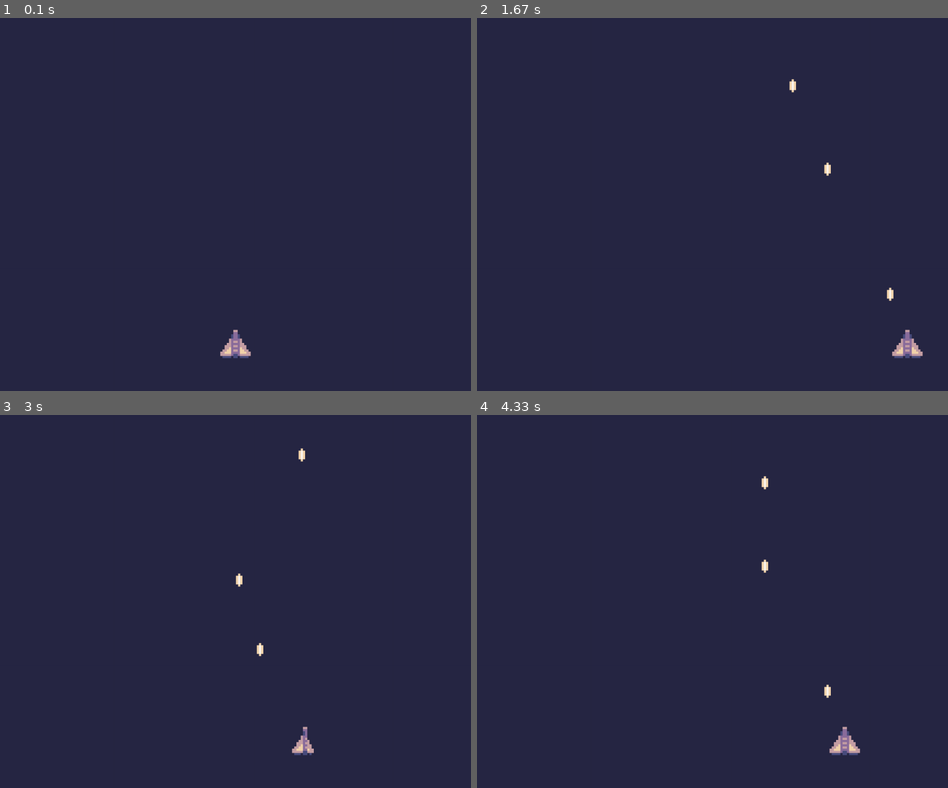
Above: before the commit, frames 1-4 (two rows, left to right).
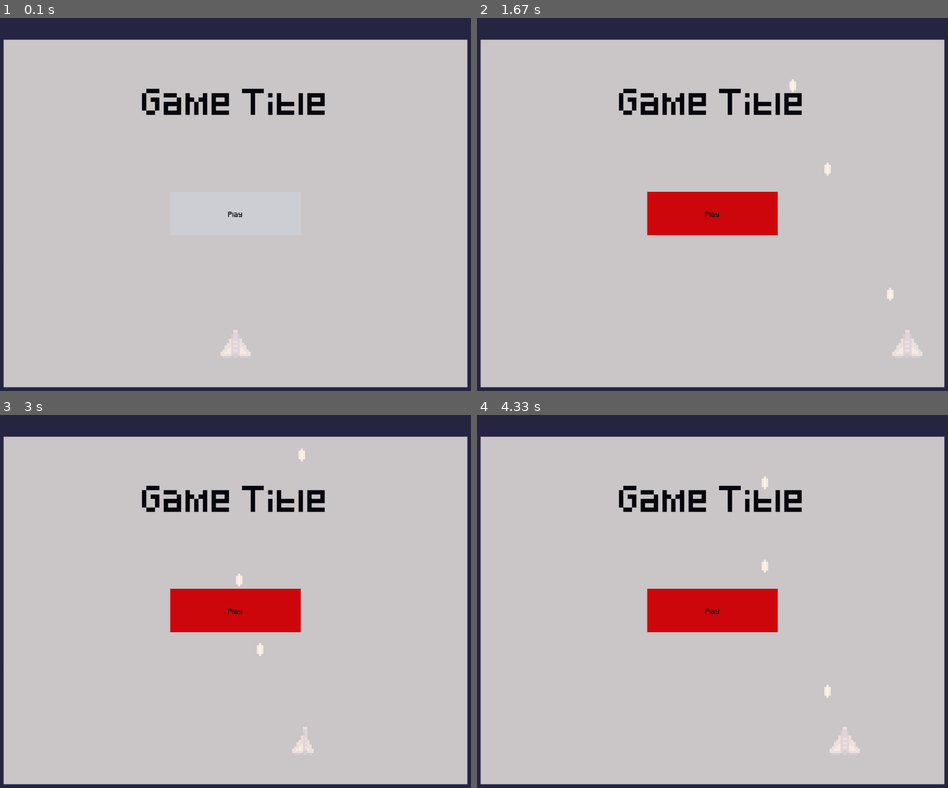
Above: after the commit, the same moments.

Repository: malaeng/12SDD-AT3
Game: pygame game, started from main.py
Two runs of this game, one before a commit and one after it. Both use one fixed random seed, a clock stepped at 60 frames per second and the inputs below.
Inputs (mouse positions are in pixels of both pictures, inside the frame that each line leads up to):
- Up to frame 1 (0.1 s): no input
- Up to frame 2 (1.67 s): click (712, 211) at 0.38 s; hold Right 0.67-1.13 s; tap Space at 0.73, 1.03, 1.23, 1.53 s; hold Right 1.17-1.63 s
- Up to frame 3 (3 s): hold Left 1.67-2.2 s; tap Space at 1.73, 2.03, 2.3, 2.6, 2.73 s; hold Left 2.23-2.63 s; hold Right from 2.67 s (still down)
- Up to frame 4 (4.33 s): tap Space at 3.03, 3.4, 3.7, 3.9, 4.2 s; release Right at 3.3 s; hold Left 3.33-3.8 s; hold Right 3.83-4.3 s

The runs differ from the first frame. In frame 1, 92% of the frame differs, in the area x 0-100%, y 5-100%; in frame 2, 92%; in frame 3, 92%; in frame 4, 92%.

Commit message:
Added start menu

Diff:
--- a/main.py
+++ b/main.py
@@ -1,51 +1,36 @@
+# https://lospec.com/palette-list/oil-6
+
 import pygame, sys
 
 from player import Player
-
-
+from menu import Menu
+
+surfaces = []
 class Game:
     def __init__(self):
         # Player setup
         player_sprite = Player((screen_width / 2, screen_height - screen_height/ 8), screen_width)
         self.player = pygame.sprite.GroupSingle(player_sprite)
 
-    def quitgame(self):
-        pygame.quit()
-        quit()
-
-    def text_objects(self, text, font):
-        textSurface = font.render(text, True, 'black')
-        return textSurface, textSurface.get_rect()
-
-    def button(self, msg,x,y,w,h,ic,ac,action=None):
-        mouse = pygame.mouse.get_pos()
-        click = pygame.mouse.get_pressed()
-
-        if x+w > mouse[0] > x and y+h > mouse[1] > y:
-            pygame.draw.rect(screen, ac,(x,y,w,h))
-            if click[0] == 1 and action != None:
-                action()
-        else:
-            pygame.draw.rect(screen, ic,(x,y,w,h))
-        smallText = pygame.font.SysFont("comicsansms",20)
-        textSurf, textRect = self.text_objects(msg, smallText)
-        textRect.center = ( (x+(w/2)), (y+(h/2)) )
-        screen.blit(textSurf, textRect)
-
-    def start_menu(self):
-        screen.fill('white')
-        largeText = pygame.font.SysFont("comicsansms",115)
-        TextSurf, TextRect = self.text_objects("Spaceship Game", largeText)
-        TextRect.center = ((screen_width/2),(screen_height/2))
-        screen.blit(TextSurf, TextRect)
-
-        self.button("GO!",150,450,100,50,'green','blue', self.run)
-        self.button("Quit",550,450,100,50,'red','orange', self.quitgame)
+        # Main menu
+        self.main_menu = Menu((8*screen_width/9, 8*screen_height/9), '#fbf5ef', 200, (screen_width, screen_height))
+
+        surfaces.append(self.main_menu)
+
+        # Fonts
+        self.font = pygame.font.Font('graphics/pixeled.ttf', 20)
+
+    def draw_menu(self):
+        # screen.blit(self.main_menu, (screen_width/18, screen_height/18))
+        screen.blit(self.main_menu, self.main_menu.rect)
+        self.main_menu.start_menu()
 
     def run(self):
         self.player.sprite.lasers.draw(screen)
         self.player.update()
         self.player.draw(screen)
+        self.draw_menu()
+
 
 
 if __name__ == '__main__':
@@ -63,6 +48,8 @@
                 pygame.quit()
                 sys.exit()
 
+
+
         screen.fill("#272744")
         game.run()
 
@@ -109,6 +96,18 @@
 def text_objects(text, font):
     textSurface = font.render(text, True, black)
     return textSurface, textSurface.get_rect()
+
+
+        def quitgame(self):
+        pygame.quit()
+        quit()
+
+    def text_objects(self, text, font):
+        textSurface = font.render(text, True, 'black')
+        return textSurface, textSurface.get_rect()
+
+
+
 
 
 def crash():
--- a/player.py
+++ b/player.py
@@ -1,6 +1,4 @@
-from typing import Iterable, Union
 import pygame
-from pygame.sprite import AbstractGroup
 from laser import Laser
 
 class Player(pygame.sprite.Sprite):
